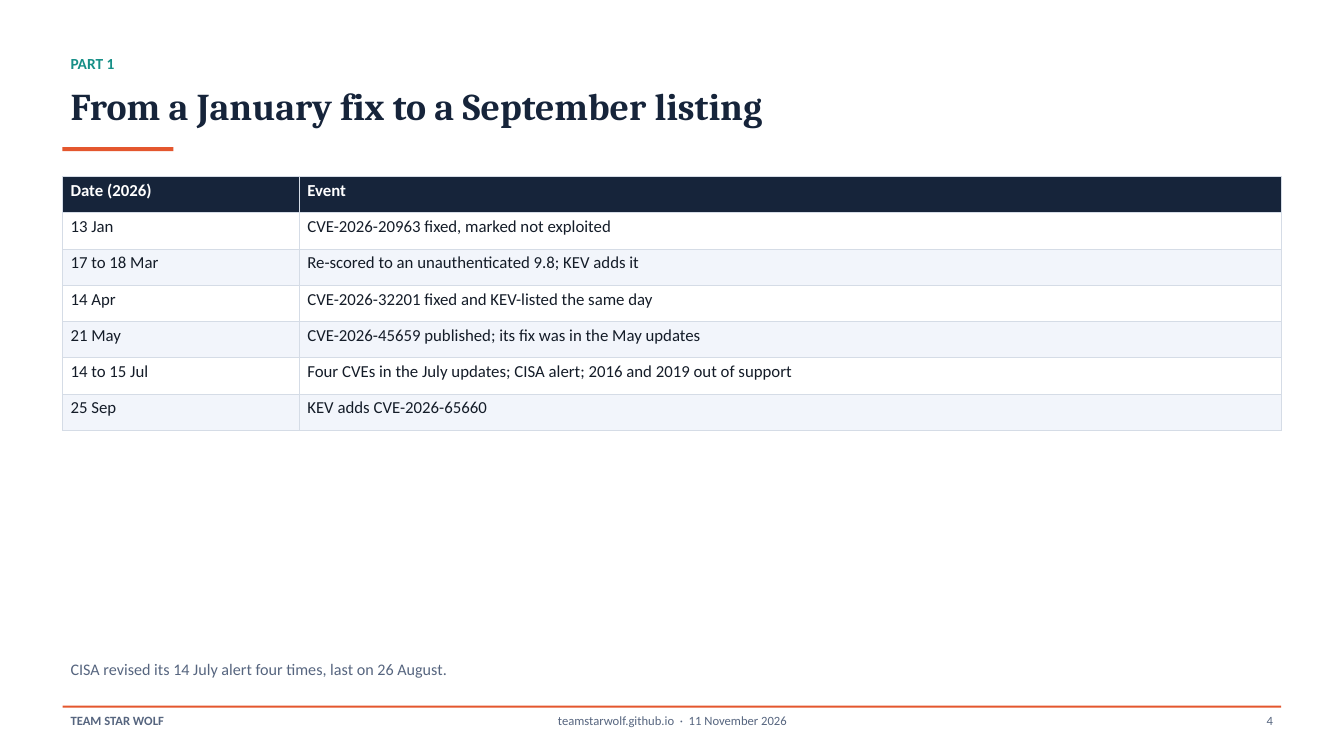
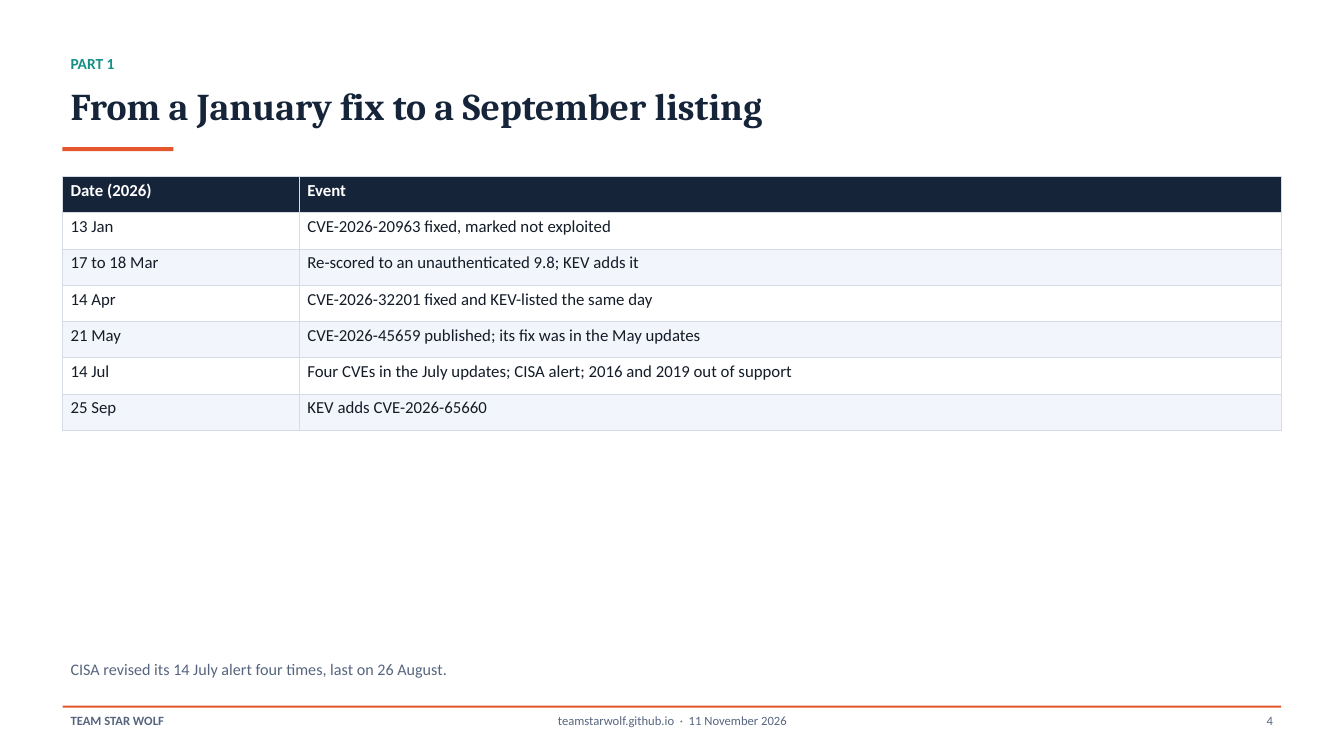
Before and after one commit to TeamStarWolf/TeamStarWolf, a slide deck: slide 4 of case-studies/slides/SharePoint_2026_Exploitation_Case_Study.pptx. Drawn at 1344x756 pixels with LibreOffice and Linux fonts; fonts in the diff are those of the drawing. Boxes give left, top, right and bottom in pixels: in the first picture for what was removed or moved away, otherwise in the second. Text is boxed around its words. In the diff, an @@ line names an element or a change of style, - is before the commit and + after.

```diff
--- a/case-studies/slides/SharePoint_2026_Exploitation_Case_Study.pptx
+++ b/case-studies/slides/SharePoint_2026_Exploitation_Case_Study.pptx
@@ table at [63,176,1281,431] @@
-row 6, column 1: 14 to 15 Jul
+row 6, column 1: 14 Jul
```
Also in this commit, not shown: 3 other slides changed, 7 other files.
